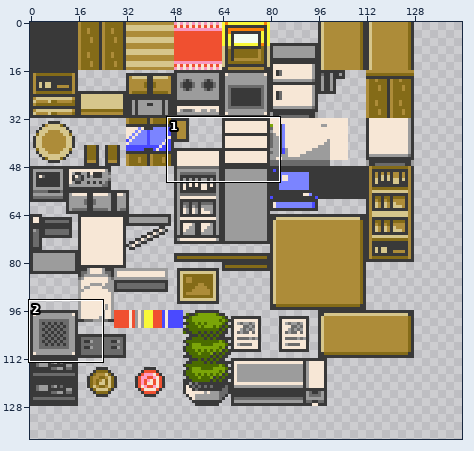
Sprite sheet: P3D/Content/Textures/House.png. Above: a wide view before the commit, with the close-up outlined.
Close-up. First the earlier version:
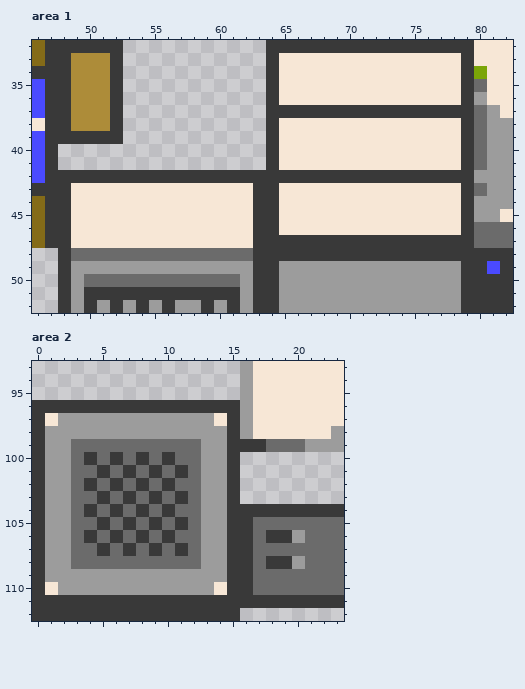
The file is 128x128 pixels. Colours within 5 levels of each other are drawn and written as one. Shown: area 1: x 46..82, y 32..52; area 2: x 0..23, y 93..112. The old version is drawn lined up with the new one, on the new canvas. The wide view leaves out empty margins. The commit also changed other parts of the picture, which this record leaves out.
The same view after the edit:
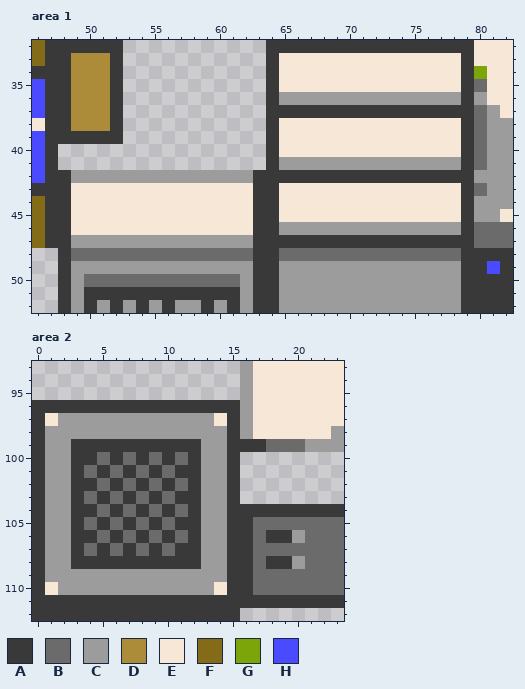
Palette (. is transparent): A #393939  B #6b6b6b  C #9c9c9c  D #ad8c39  E #f7e7d6  F #846b18  G #7ba508  H #4a4aff
From old to new:
canvas 128x128 -> 144x144
Changed rows in their new state; - is an unchanged pixel.
Area 1:
first column x 65:
36 CCCCCCCCCCCCCC
first column x 49:
41 ----------------CCCCCCCCCCCCCC
42 CCCCCCCCCCCCCC----------------
first column x 49:
46 ----------------CCCCCCCCCCCCCC
47 CCCCCCCCCCCCCC----------------
48 ----------------BBBBBBBBBBBBBB
Area 2:
first column x 3:
 99 AAAAAAAAAA
100 A--------A
101 A--------A
102 A--------A
103 A--------A
104 A--------A
105 A--------A
106 A--------A
107 A--------A
108 AAAAAAAAAA
